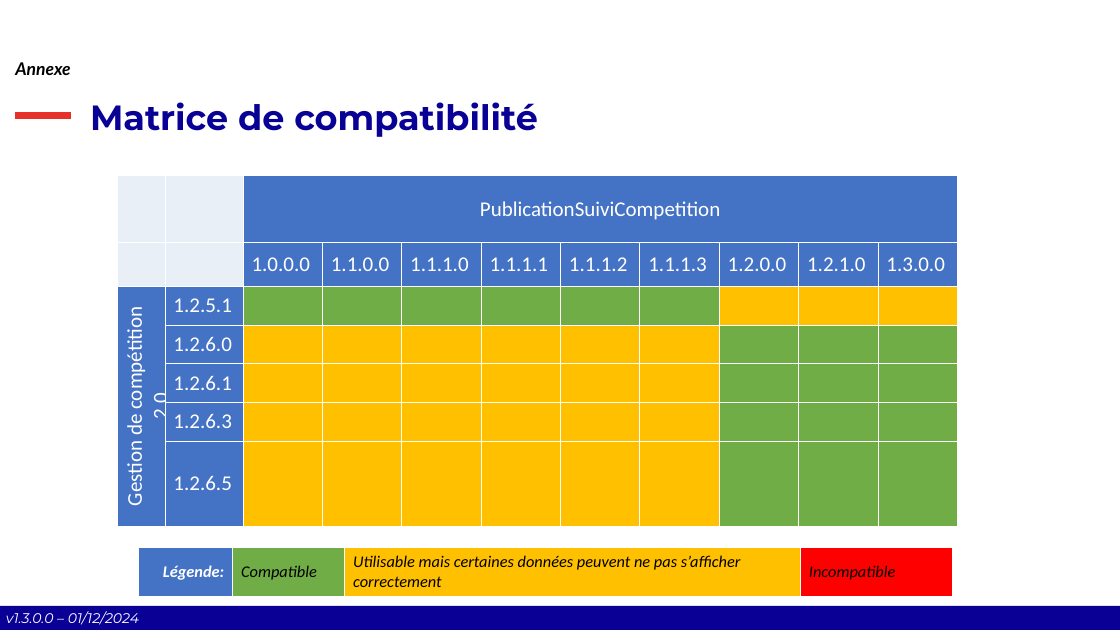
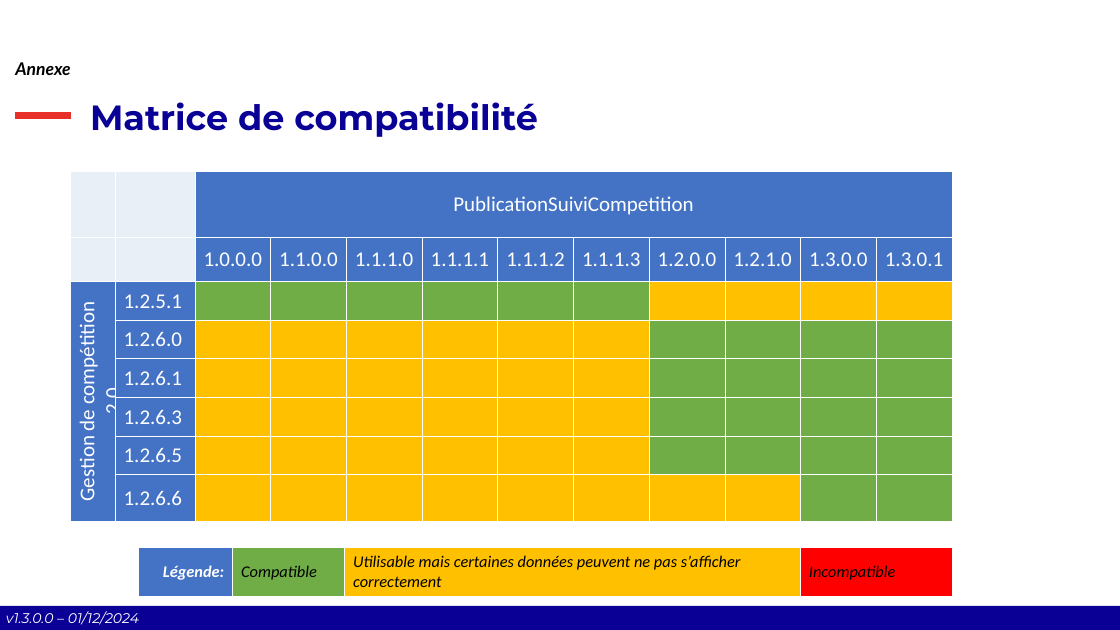
Before and after one commit to Comite-Rhone-Judo/PublicationSuiviCompetition, a slide deck: slide 32 of AppPublication/Documentation/PublicationSuiviCompetition - Manuel d'utilisation.pptx. Drawn at 1120x630 pixels with LibreOffice and Linux fonts; fonts in the diff are those of the drawing; background and template pictures are left out. Boxes give left, top, right and bottom in pixels: in the first picture for what was removed or moved away, otherwise in the second. Text is boxed around its words. In the diff, an @@ line names an element or a change of style, - is before the commit and + after.

```diff
--- a/AppPublication/Documentation/PublicationSuiviCompetition - Manuel d'utilisation.pptx
+++ b/AppPublication/Documentation/PublicationSuiviCompetition - Manuel d'utilisation.pptx
@@ table at (70, 171, 951, 514) @@
- |  | PublicationSuiviCompetition |  |  |  |  |  |  |  | 
- |  | 1.0.0.0 | 1.1.0.0 | 1.1.1.0 | 1.1.1.1 | 1.1.1.2 | 1.1.1.3 | 1.2.0.0 | 1.2.1.0 | 1.3.0.0
-Gestion de compétition 2.0 | 1.2.5.1 |  |  |  |  |  |  |  |  | 
- | 1.2.6.0 |  |  |  |  |  |  |  |  | 
- | 1.2.6.1 |  |  |  |  |  |  |  |  | 
- | 1.2.6.3 |  |  |  |  |  |  |  |  | 
- | 1.2.6.5 |  |  |  |  |  |  |  |  | 
+ |  | PublicationSuiviCompetition |  |  |  |  |  |  |  |  | 
+ |  | 1.0.0.0 | 1.1.0.0 | 1.1.1.0 | 1.1.1.1 | 1.1.1.2 | 1.1.1.3 | 1.2.0.0 | 1.2.1.0 | 1.3.0.0 | 1.3.0.1
+Gestion de compétition 2.0 | 1.2.5.1 |  |  |  |  |  |  |  |  |  | 
+ | 1.2.6.0 |  |  |  |  |  |  |  |  |  | 
+ | 1.2.6.1 |  |  |  |  |  |  |  |  |  | 
+ | 1.2.6.3 |  |  |  |  |  |  |  |  |  | 
+ | 1.2.6.5 |  |  |  |  |  |  |  |  |  | 
+ | 1.2.6.6 |  |  |  |  |  |  |  |  |  | 
@@ table: place and size @@
-table at (118, 176, 954, 508)
+table at (70, 171, 951, 514)
```
Also in this commit, not shown: 3 other slides changed, 1 other file.
